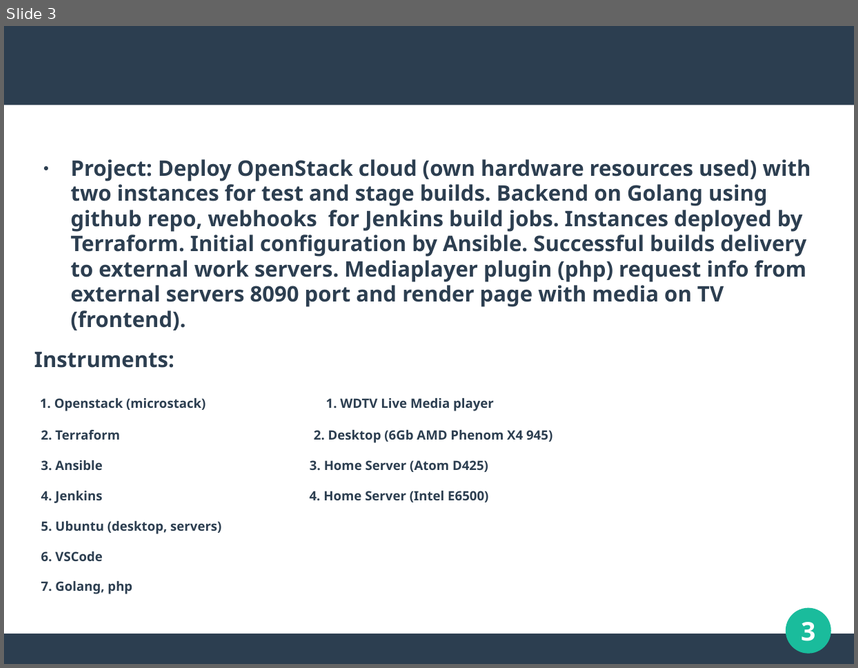
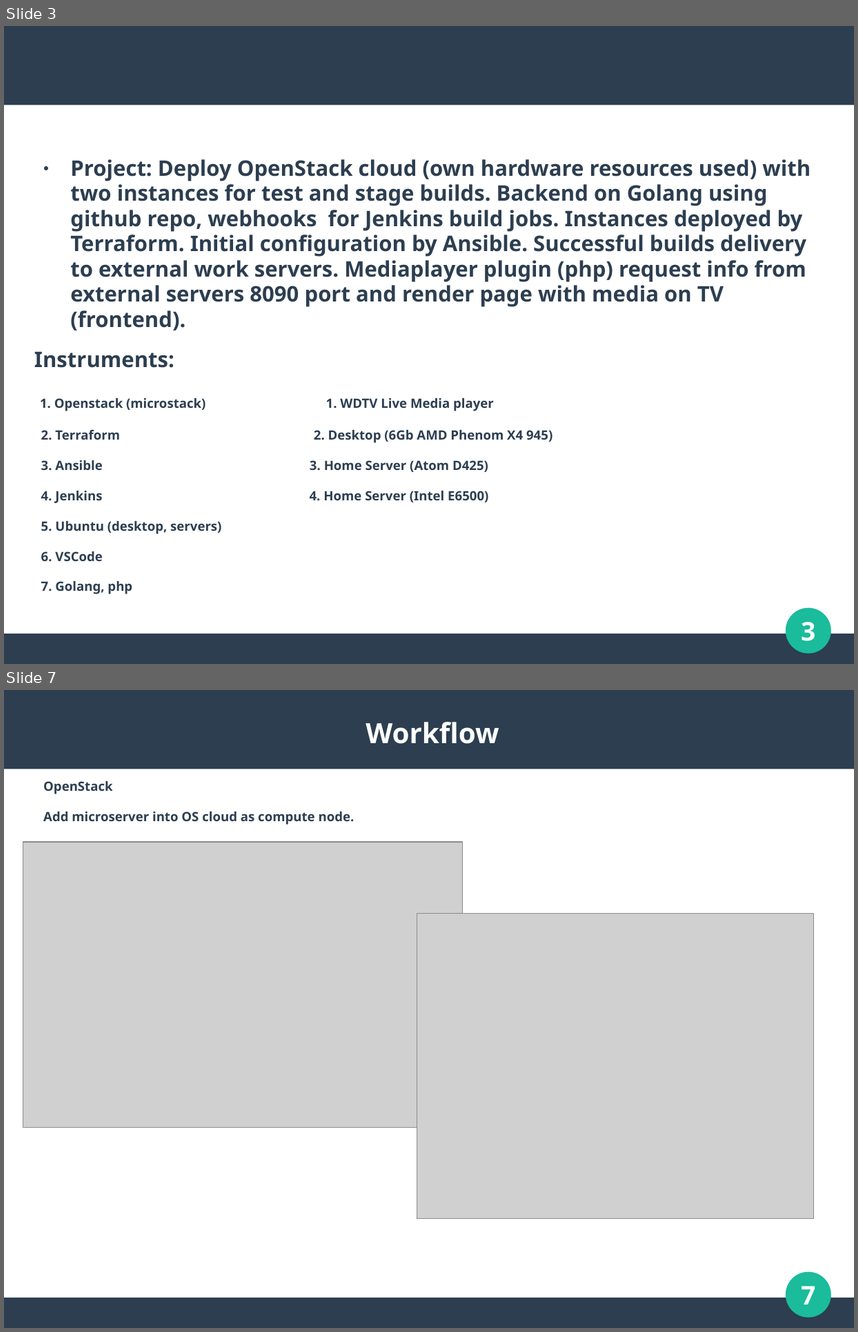
Before and after one commit to Artyhub/project_devops, a slide deck: presentation.ppt. Shown one above the other, each under a label of ours: slide 3 before the commit, slides 3 and 7 after it; the slides between them are not shown. The pictures are 858x668 and 858x1332 pixels, drawn with LibreOffice and Linux fonts; fonts in the diff are those of the drawing; grey boxes stand for pictures. Boxes give left, top, right and bottom in pixels: in the first picture for what was removed or moved away, otherwise in the second. Text is boxed around its words. In the diff, an @@ line names an element or a change of style, - is before the commit and + after.

Commit message:
+ Openstack workflow

```diff
--- a/presentation.ppt
+++ b/presentation.ppt
@@ slide 7 added at <box>4,690,854,1328</box>, background #FFFFFF; not listed: 3 template elements that a slide beside it also shows @@
@@ title added at <box>366,722,499,744</box>, 26 pt, text #FFFFFF, bold @@
+Workflow
@@ text added at <box>43,781,355,825</box>, 12 pt, text #2C3E50, bold @@
+OpenStack
+Add microserver into OS cloud as compute node.
@@ picture added at <box>23,842,463,1127</box> @@
@@ picture added at <box>417,913,814,1219</box> @@
@@ page number added at <box>801,1285,815,1304</box>, 24 pt, text #FFFFFF, bold @@
+7
```
Also in this commit, not shown: 3 other slides added, 1 other file.
